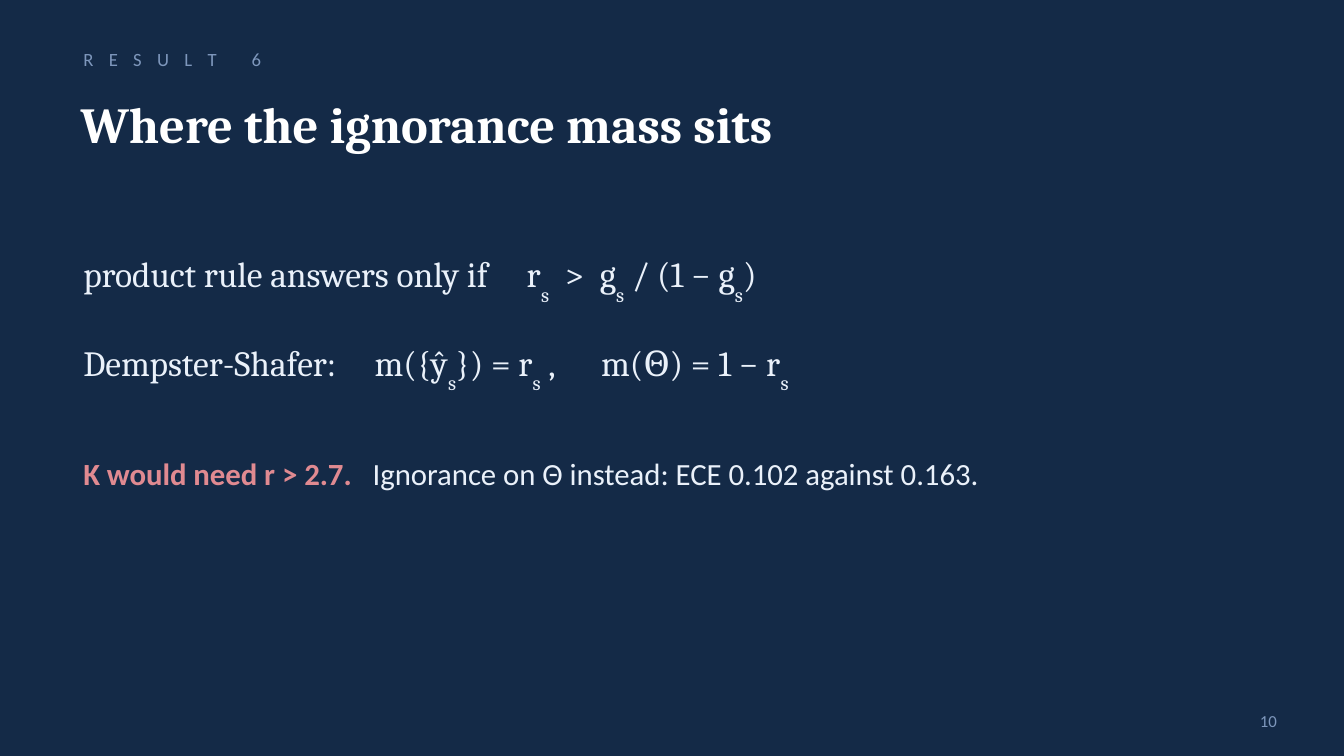
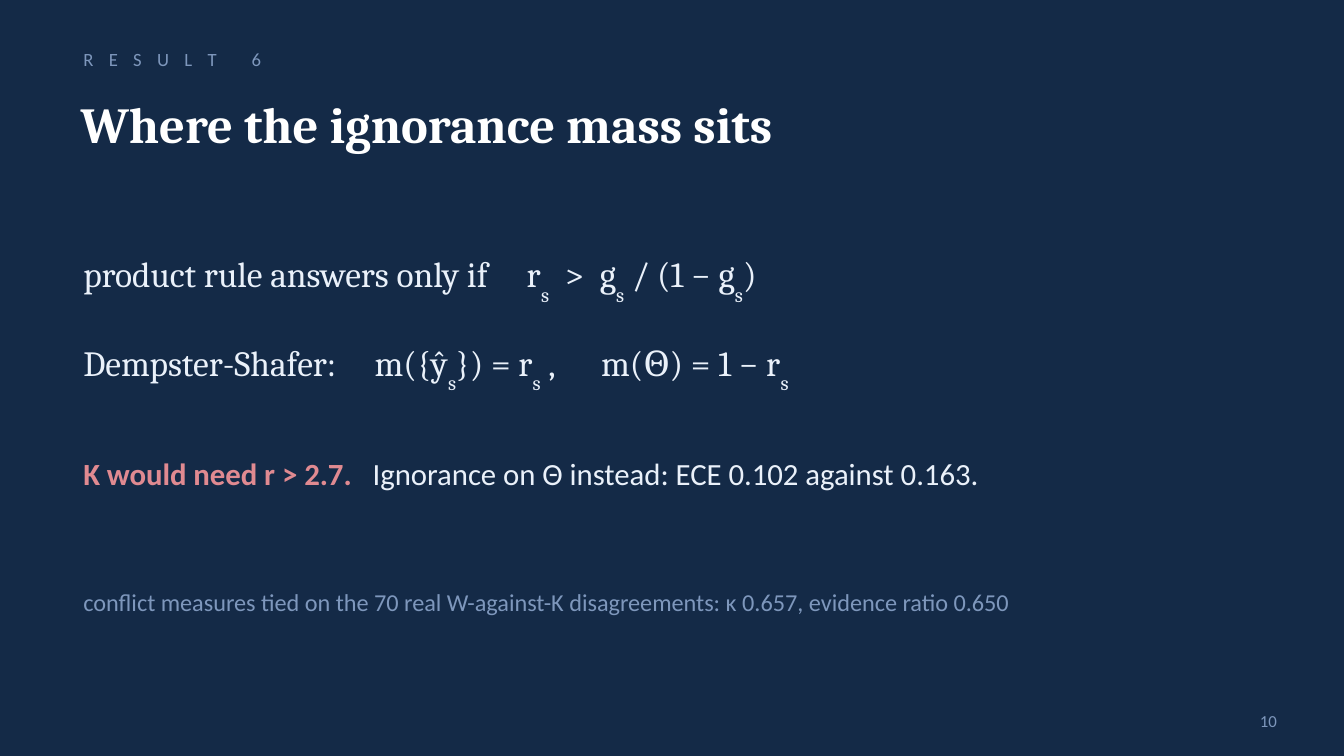
Before and after one commit to shecode-hue/knowing-where-not-to-look, a slide deck: slide 10 of presentation/knowing_where_not_to_look.pptx. Drawn at 1344x756 pixels with LibreOffice and Linux fonts; fonts in the diff are those of the drawing. Boxes give left, top, right and bottom in pixels: in the first picture for what was removed or moved away, otherwise in the second. Text is boxed around its words. In the diff, an @@ line names an element or a change of style, - is before the commit and + after.

```diff
--- a/presentation/knowing_where_not_to_look.pptx
+++ b/presentation/knowing_where_not_to_look.pptx
@@ text added at [83,594,1009,615], 13 pt, text #7E97BC @@
+conflict measures tied on the 70 real W-against-K disagreements: κ 0.657, evidence ratio 0.650
```
Also in this commit, not shown: 4 other slides changed, 4 other files.
